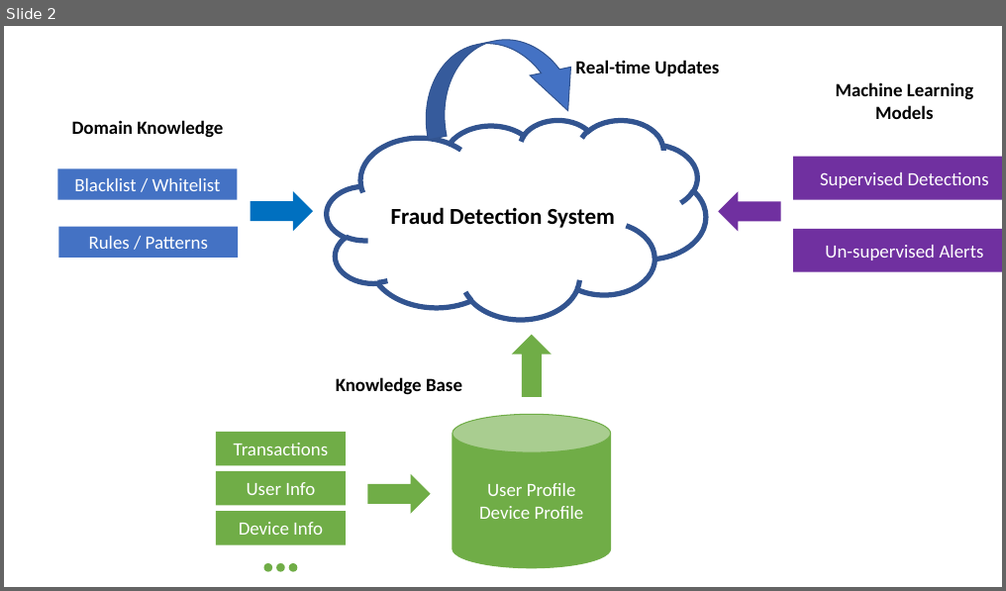
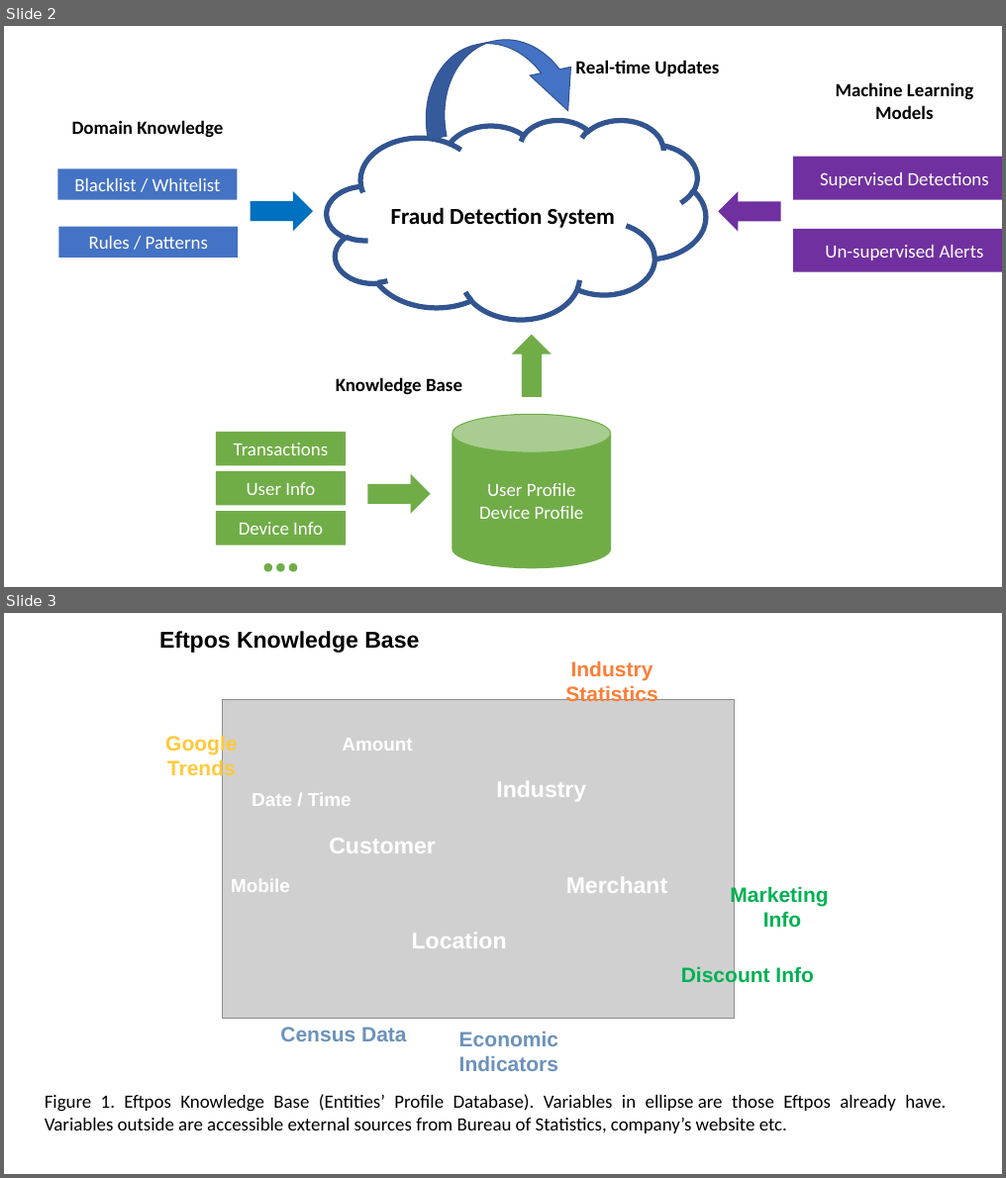
Before and after one commit to spacegoing/fraud_detection, a slide deck: fraud_detection.pptx. Shown one above the other, each under a label of ours: slide 2 before the commit, slides 2 and 3 after it. The pictures are 1006x591 and 1006x1178 pixels, drawn with LibreOffice and Linux fonts; fonts in the diff are those of the drawing; grey boxes stand for pictures. Boxes give left, top, right and bottom in pixels: in the first picture for what was removed or moved away, otherwise in the second. Text is boxed around its words. In the diff, an @@ line names an element or a change of style, - is before the commit and + after.

```diff
--- a/fraud_detection.pptx
+++ b/fraud_detection.pptx
@@ slide 3 added at [4,613,1002,1174], background #FFFFFF @@
@@ group added at [45,631,945,1134]: 15 texts, 1 picture @@
+Industry
+Amount
+Merchant
+Location
+Customer
+Mobile
+Date / Time
+Census Data
+Economic Indicators
+Marketing
+Info
+Discount Info
+Industry Statistics
+Google
+Trends
+Figure 1. Eftpos Knowledge Base (Entities’ Profile Database). Variables in ellipse are those Eftpos already have. Variables outside are accessible external sources from Bureau of Statistics, company’s website etc.
+Eftpos Knowledge Base
```
Also in this commit, not shown: 2 other files.
